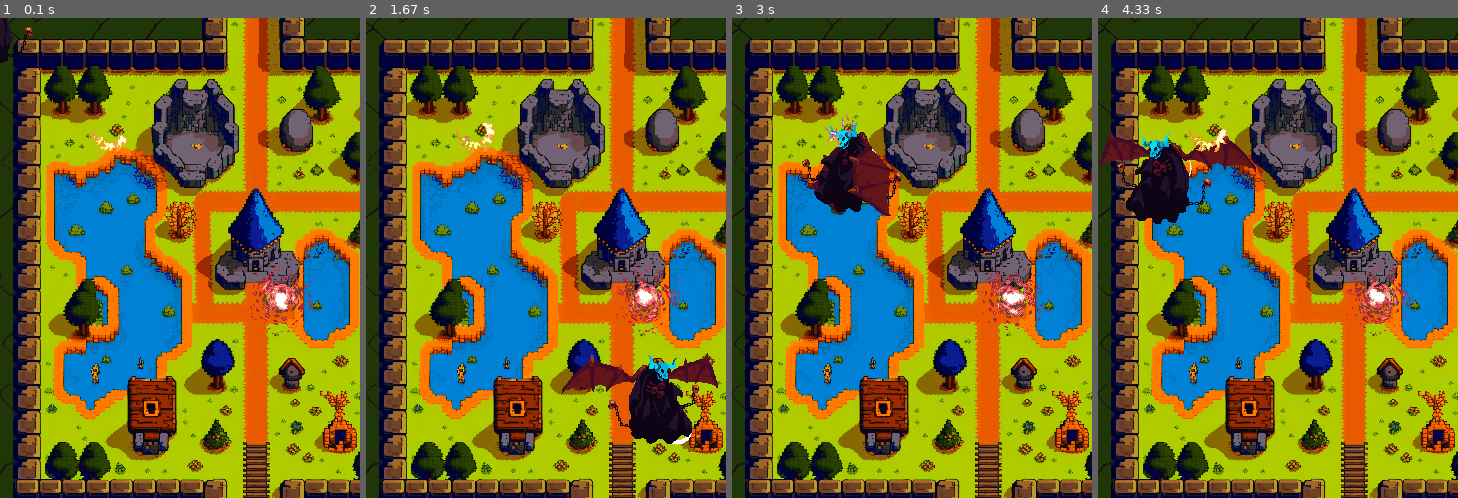
Above: before the commit, frames 1-4 (left to right).
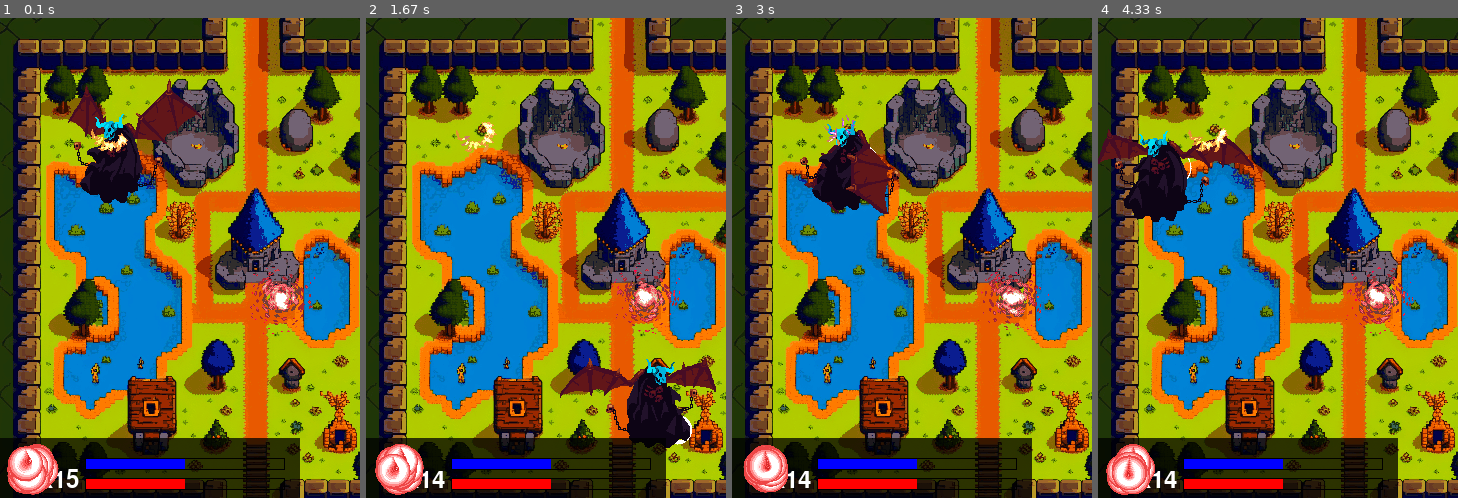
Above: after the commit, the same moments.

Repository: Entropy675/Summoning-Jinn
Game: pygame game, started from src/main.py
The game is run twice, just before and just after one commit, with the same random seed, the same clock (stepped at 60 frames per second) and the same inputs.
Inputs (mouse positions are in pixels of both pictures, inside the frame that each line leads up to):
- Up to frame 1 (0.1 s): no input
- Up to frame 2 (1.67 s): tap Space at 0.33 s; click (549, 286) at 0.72 s; click (434, 186) at 1.05 s; click (675, 426) at 1.38 s
- Up to frame 3 (3 s): click (919, 94) at 1.72 s; click (894, 382) at 2.05 s; click (901, 176) at 2.38 s; click (861, 157) at 2.72 s
- Up to frame 4 (4.33 s): click (1371, 214) at 3.05 s; click (1389, 248) at 3.38 s; click (1353, 171) at 3.72 s; click (1173, 166) at 4.05 s

The runs differ from the first frame. In frame 1, 14% of the frame differs, in the area x 0-84%, y 0-100%; in frame 2, 11%; in frame 3, 11%; in frame 4, 11%.

Commit message:
Added a functional HUD

Diff:
--- a/src/basicSprite.py
+++ b/src/basicSprite.py
@@ -99,7 +99,6 @@
         if flip != None:
             surf.blit(pygame.transform.flip(self.image.copy(), True, False), pygame.Rect((x, y), (self.frameWidth, self.frameHeight)))
         elif x != None:
-            print(str(x) + " " + str(y));
             surf.blit(self.image, pygame.Rect((x, y), (self.frameWidth, self.frameHeight)))
         else:
             surf.blit(self.image, pygame.Rect((self.x, self.y), (self.frameWidth, self.frameHeight)))
--- a/src/constants.py
+++ b/src/constants.py
@@ -15,6 +15,8 @@
 HEIGHT = 480
 PLR_SPEED = 6
 PLR_SPEED_BASE_LIMIT = 16;
+PLR_MAX_HEALTH = 100;
+PLR_MAX_MANA = 100;
 FPS = 120 #pref
 # Define Colors
 WHITE = (255, 255, 255)
--- a/src/entity.py
+++ b/src/entity.py
@@ -12,6 +12,7 @@
     health = 0;
     maxHealth = 0;
     mana = 0;
+    maxMana = 0;
     healthbarpos = pygame.math.Vector2(0, 0) # use vectors to represent points
     isEntityInanimate = True;
     facingLeft = False;
--- a/src/main.py
+++ b/src/main.py
@@ -14,7 +14,7 @@
 pygame.display.set_caption("SUMMONING JINN")
 clock = pygame.time.Clock()     ## For syncing the FPS
 
-plr = player.Player(30, 30);
+plr = player.Player(130, 130);
 
 
 levelImg = pygame.image.load("..\\assets\\LevelImages\\Map1.png").convert()
@@ -61,6 +61,8 @@
         i.update();
         i.draw(screen);
 
+    # Draw the HUD last so that it goes on top of everything
+    plr.drawHUD(screen);
 
     ## Done after drawing everything to the screen
     pygame.display.flip()
--- a/src/player.py
+++ b/src/player.py
@@ -8,6 +8,9 @@
     currentSprite = 0;
     sprites = []; # basicSprite
 
+    HUDsprites = [];
+
+    escapePoints = 15;
     frameCounter = 0
 
     cursorMark = None    #Sprite Click Object
@@ -17,6 +20,10 @@
         super().__init__()
 
         self.speed = constants.PLR_SPEED;
+        self.health = constants.PLR_MAX_HEALTH/2; # /2 for demonstration purposes
+        self.maxHealth = constants.PLR_MAX_HEALTH;
+        self.mana = constants.PLR_MAX_MANA/2; # /2 for demonstration purposes
+        self.maxMana = constants.PLR_MAX_MANA;
         image = pygame.image.load("..\\assets\\GothicCharacters\\GPV\\demon-Files\\PNG\demon-idle.png");
 
         self.image = image
@@ -29,6 +36,14 @@
         self.sprites.append(basicSprite.BasicSprite(pygame.image.load("..\\assets\\GothicCharacters\\GPV\\demon-Files\\PNG\\demon-idle.png"), 0, 0, 6, 0, 0, constants.PLR_SPEED_BASE_LIMIT - self.speed));
         self.sprites.append(basicSprite.BasicSprite(pygame.image.load("..\\assets\\GothicCharacters\\GPV\\demon-Files\\PNG\\demon-attack.png"), -35, -30, 11, 0, 0, constants.PLR_SPEED_BASE_LIMIT - self.speed));
 
+        # lets loed in the players HUD here too
+        for i in range(self.escapePoints):
+            self.HUDsprites.append(basicSprite.BasicSprite(pygame.image.load("..\\assets\\sprites\\healthAnimation.png"), random.randint(0, 10), random.randint(0, 10), 11, 11, 1, 4));
+            self.HUDsprites[i].currentFrameX = random.randint(0, 10)
+            self.HUDsprites[i].currentFrameY = random.randint(0, 10)
+
+        self.goToX = x;
+        self.goToY = y;
         self.x = x;
         self.y = y;
 
@@ -39,8 +54,7 @@
                 self.currentSprite = 1;
             self.sprites[self.currentSprite].currentFrameX = 0;
             self.sprites[self.currentSprite].currentFrameY = 0;
-
-
+            self.removeHUDsprite();
 
 
     def keyboardCheckUp(self, event): #When key is up
@@ -58,11 +72,39 @@
 
         self.frameCounter = 60
 
+    def removeHUDsprite(self):
+        self.HUDsprites.pop();
+        self.escapePoints -= 1;
 
     def drawHUD(self, surf):
-        pass;
+        # Create a surface for the transparent rect
+
+        localZero = (0, surf.get_height() - 60); ## position for the top left corner of the HUD shadow box
+
+        transparent_rect = pygame.Surface((300, 60))
+        transparent_rect.fill(constants.BLACK)  # blk color
+        transparent_rect.set_alpha(192)  # 75% alpha
+
+        # Draw the transparent rect on the surface
+        surf.blit(transparent_rect, (localZero[0], localZero[1]))
+
+        font = pygame.font.Font(None, 36)  # use default font, size 36
+        textsurf = font.render("x" + str(self.escapePoints), True, constants.WHITE)
+
+        surf.blit(textsurf, (localZero[0] + 40, localZero[1] + 30));
+
+        pygame.draw.rect(surf, constants.BLUE, pygame.Rect(85, localZero[1] + 20, 200*(self.mana/self.maxMana), 12))
+        pygame.draw.rect(surf, constants.BLACK, pygame.Rect(85, localZero[1] + 20, 200, 12), 1)
+
+        pygame.draw.rect(surf, constants.RED, pygame.Rect(85, localZero[1] + 40, 200*(self.health/self.maxHealth), 12))
+        pygame.draw.rect(surf, constants.BLACK, pygame.Rect(85, localZero[1] + 40, 200, 12), 1)
+
+        for i in self.HUDsprites:
+            i.draw(surf,localZero[0] - 20 + i.x, localZero[1] -27 + i.y);
 
     def draw(self, surf):
+
+
         if self.frameCounter > 0:
             self.cursorMark.draw(surf, self.goToX - self.cursorMark.rect.width/2, self.goToY - self.cursorMark.rect.height/2)
             self.frameCounter -= 1;
@@ -82,6 +124,8 @@
 
 
     def update(self):
+        for i in self.HUDsprites:
+            i.update();
         self.sprites[self.currentSprite].update();
         self.cursorMark.update();
         if self.y > self.goToY:
Binary file added: assets/Sprites/healthAnimation.png
Not shown, changed: .gitignore
